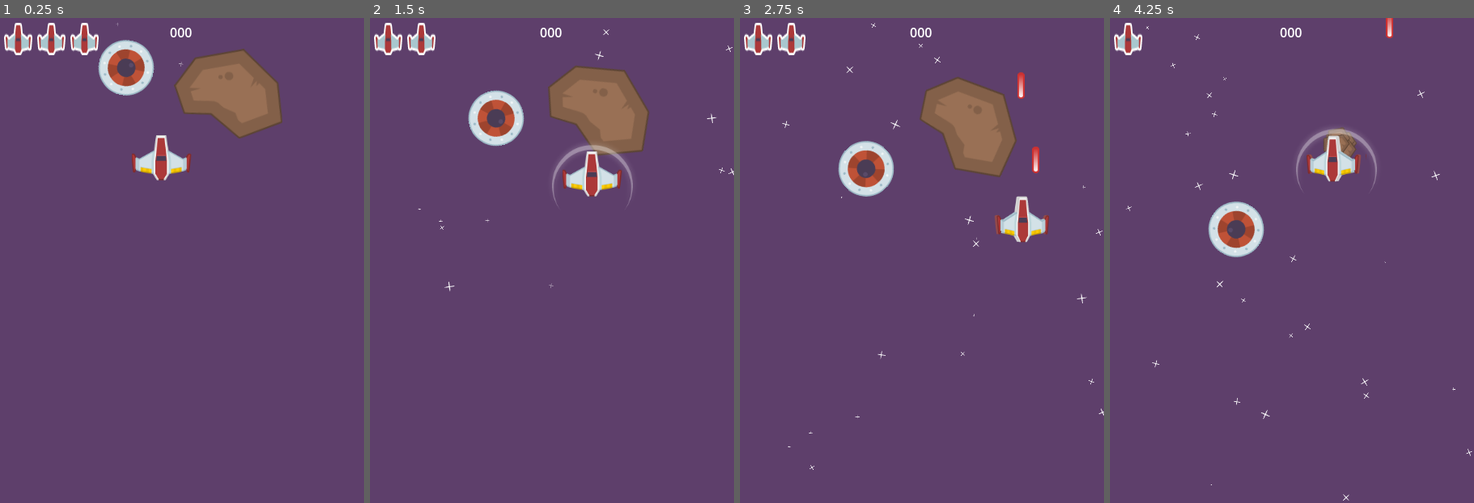
Above: before the commit, frames 1-4 (left to right).
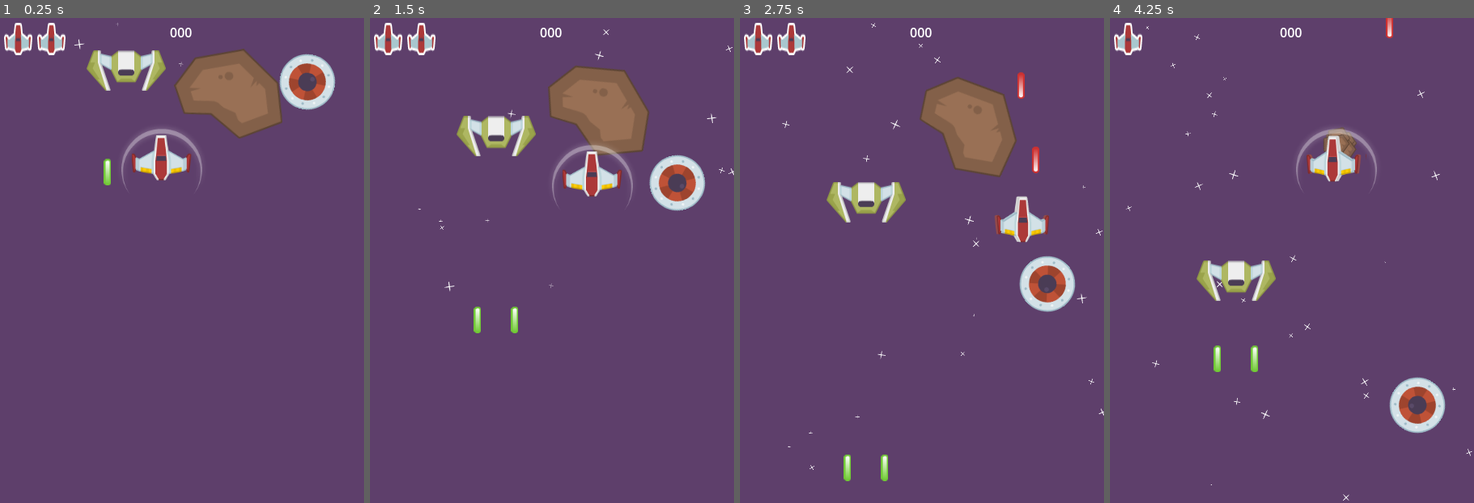
Above: after the commit, the same moments.

Repository: Turbash/space
Game: Godot game, scene res://MainScenes/game_play.tscn
Same seed, same stepped clock (60 frames per second), same inputs: the game is played once before the commit and once after it.
Inputs:
- Up to frame 1 (0.25 s): no input
- Up to frame 2 (1.5 s): tap Enter at 0.5 s; hold D (move_right) 0.53-1.28 s; hold Space (shoot) 0.53-1.28 s; hold S (move_down) from 1.28 s (still down); tap Space (shoot) at 1.35 s
- Up to frame 3 (2.75 s): release S (move_down) at 2.03 s; hold D (move_right) from 2.03 s (still down); hold Space (shoot) from 2.03 s (still down); tap Alt at 2.1 s
- Up to frame 4 (4.25 s): release D (move_right) at 2.78 s; release Space (shoot) at 2.78 s; hold W (move_up) 2.78-3.53 s; tap Shift at 2.85 s; tap Space (shoot) at 3.05 s; hold A (move_left) from 3.53 s (still down); hold Space (shoot) from 3.53 s (still down)

The runs differ from the first frame. In frame 1, 3.6% of the frame differs, in the area x 19-93%, y 1-36%; in frame 2, 3.2%; in frame 3, 3.6%; in frame 4, 3.8%, in the area x 23-93%, y 37-86%.

Commit message:
Added slow shooting enemy and bullet effects

Diff:
--- /dev/null
+++ b/Bullet/enemy_bullet.gd
@@ -0,0 +1,21 @@
+extends Area2D
+
+var plBulletEffect:=preload("res://Bullet/enemy_bullet_effect.tscn")
+
+@export var speed: float=500
+
+func _physics_process(delta: float) -> void:
+	position.y+=speed*delta
+
+func _on_visible_on_screen_notifier_2d_screen_exited() -> void:
+	queue_free()
+
+
+func _on_area_entered(area: Area2D) -> void:
+	if area is Player:
+		var bullet_effect:=plBulletEffect.instantiate()
+		bullet_effect.position=position
+		get_parent().add_child(bullet_effect)
+
+		area.damage(1)
+		queue_free()
--- /dev/null
+++ b/Bullet/enemy_bullet.tscn
@@ -0,0 +1,11 @@
+[gd_scene load_steps=4 format=3 uid="uid://dxvidvghbtmx7"]
+
+[ext_resource type="PackedScene" uid="uid://c6xdeoiok0roc" path="res://Bullet/bullet.tscn" id="1_03hmu"]
+[ext_resource type="Script" uid="uid://m62y071y8uq4" path="res://Bullet/enemy_bullet.gd" id="2_81rn3"]
+[ext_resource type="Texture2D" uid="uid://cgr1n6bbungvv" path="res://textures/laserGreen.png" id="2_p75hf"]
+
+[node name="EnemyBullet" instance=ExtResource("1_03hmu")]
+script = ExtResource("2_81rn3")
+
+[node name="Sprite2D" parent="." index="0"]
+texture = ExtResource("2_p75hf")
--- /dev/null
+++ b/Bullet/enemy_bullet_effect.tscn
@@ -0,0 +1,7 @@
+[gd_scene load_steps=3 format=3 uid="uid://clygibhq6m8kt"]
+
+[ext_resource type="PackedScene" uid="uid://dug6piglq6g3v" path="res://Bullet/bullet_effect.tscn" id="1_xiwg1"]
+[ext_resource type="Texture2D" uid="uid://c7s0i7ooq0m2o" path="res://textures/laserGreenShot.png" id="2_06fqw"]
+
+[node name="EnemyBulletEffect" instance=ExtResource("1_xiwg1")]
+texture = ExtResource("2_06fqw")
--- a/Enemy/enemy.gd
+++ b/Enemy/enemy.gd
@@ -4,7 +4,10 @@
 @export var verticalSpeed:float = 10
 @export var health: int = 5
 
+@onready var firingPositions:= $FiringPositions
+
 var playerInArea: Player = null
+var plButtet:= preload("res://Bullet/enemy_bullet.tscn")
 
 func _process(delta: float) -> void:
 	if playerInArea!=null:
@@ -29,3 +32,9 @@
 func _on_area_exited(area: Area2D) -> void:
 	if area is Player:
 		playerInArea=null
+
+func fire():
+	for child in firingPositions.get_children():
+		var bullet:=plButtet.instantiate()
+		bullet.global_position=child.global_position
+		get_tree().current_scene.add_child(bullet)
--- a/Enemy/enemy.tscn
+++ b/Enemy/enemy.tscn
@@ -19,6 +19,12 @@
 position = Vector2(16, 0)
 rect = Rect2(-63, -47, 94, 95)
 
+[node name="FiringPositions" type="Node2D" parent="."]
+
+[node name="LeftGun" type="Node2D" parent="FiringPositions"]
+
+[node name="RightGun" type="Node2D" parent="FiringPositions"]
+
 [connection signal="area_entered" from="." to="." method="_on_area_entered"]
 [connection signal="area_exited" from="." to="." method="_on_area_exited"]
 [connection signal="screen_exited" from="VisibleOnScreenNotifier2D" to="." method="_on_visible_on_screen_notifier_2d_screen_exited"]
--- a/Enemy/fast_enemy.tscn
+++ b/Enemy/fast_enemy.tscn
@@ -6,7 +6,7 @@
 [node name="FastEnemy" instance=ExtResource("1_4sc6u")]
 script = ExtResource("2_a2oy4")
 rotationRate = 50
-verticalSpeed = 50.0
+verticalSpeed = 100.0
 health = 20
 
 [node name="Sprite2D" parent="." index="0"]
--- /dev/null
+++ b/Enemy/slow_shooter.gd
@@ -0,0 +1,10 @@
+extends Enemy
+
+@export var fireRate:= 1.0
+
+@onready var fireTimer=$FireTimer
+
+func _process(delta: float) -> void:
+	if fireTimer.is_stopped():
+		fire()
+		fireTimer.start(fireRate)
--- /dev/null
+++ b/Enemy/slow_shooter.tscn
@@ -0,0 +1,33 @@
+[gd_scene load_steps=5 format=3 uid="uid://bw4wnlohar2vr"]
+
+[ext_resource type="PackedScene" uid="uid://dxavp8jobd04u" path="res://Enemy/enemy.tscn" id="1_84k6m"]
+[ext_resource type="Script" uid="uid://bphlte3774a54" path="res://Enemy/slow_shooter.gd" id="2_2jmr7"]
+[ext_resource type="Texture2D" uid="uid://bmq3rdk5yoem0" path="res://textures/enemyShip.png" id="2_n852k"]
+
+[sub_resource type="RectangleShape2D" id="RectangleShape2D_40cg1"]
+size = Vector2(98, 36)
+
+[node name="SlowShooter" instance=ExtResource("1_84k6m")]
+script = ExtResource("2_2jmr7")
+fireRate = 3.0
+verticalSpeed = 65.0
+health = 40
+
+[node name="Sprite2D" parent="." index="0"]
+texture = ExtResource("2_n852k")
+
+[node name="CollisionShape2D" parent="." index="1"]
+position = Vector2(0, -2)
+shape = SubResource("RectangleShape2D_40cg1")
+
+[node name="VisibleOnScreenNotifier2D" parent="." index="2"]
+rect = Rect2(-70, -33, 107, 64)
+
+[node name="LeftGun" parent="FiringPositions" index="0"]
+position = Vector2(-23, 24)
+
+[node name="RightGun" parent="FiringPositions" index="1"]
+position = Vector2(23, 24)
+
+[node name="FireTimer" type="Timer" parent="." index="4"]
+one_shot = true
--- a/MainScenes/game_play.tscn
+++ b/MainScenes/game_play.tscn
@@ -6,6 +6,7 @@
 [ext_resource type="PackedScene" uid="uid://cbsournexoebr" path="res://Meteor/meteor.tscn" id="4_7d0xp"]
 [ext_resource type="PackedScene" uid="uid://c5uu1lrmdmi27" path="res://HUD/hud.tscn" id="5_r44uq"]
 [ext_resource type="PackedScene" uid="uid://bptycnf2ws7b3" path="res://Enemy/fast_enemy.tscn" id="6_oij4s"]
+[ext_resource type="PackedScene" uid="uid://bw4wnlohar2vr" path="res://Enemy/slow_shooter.tscn" id="7_ik1im"]
 
 [node name="GamePlay" type="Node"]
 
@@ -41,4 +42,8 @@
 position = Vector2(283, 89)
 
 [node name="FastEnemy" parent="." instance=ExtResource("6_oij4s")]
+position = Vector2(380, 54)
+
+[node name="SlowShooter" parent="." instance=ExtResource("7_ik1im")]
 position = Vector2(156, 49)
+fireRate = 1.0
Not shown, added: Bullet/enemy_bullet.gd.uid
Not shown, added: Enemy/slow_shooter.gd.uid
Not shown: 1 places in MainScenes/game_play.tscn that only renumber resources
